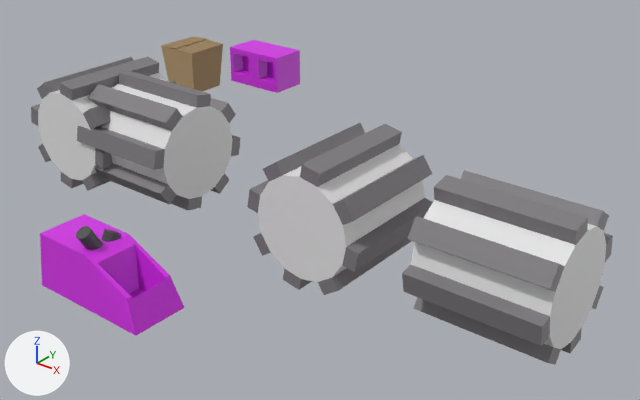
Before and after pictures for a commit that changed the Blender file Assets/blender/machine-2op.blend.
The view is the same before and after, from a 50 mm camera at (24.5, -17.7, 16.9) aimed at (1.7, 10.7, -0.7). The axes (+X, +Y, +Z) are drawn at lower left. The lights are the same throughout.

Objects in the first picture: 'Box', 'Box.001', 'Box.002', 'Cube.005', 'Gear.DownUp', 'Gear.LeftRigh', 'Gear.RightLeft', 'Gear.UpDown', 'Machine', 'Piston', 'Piston.001'.
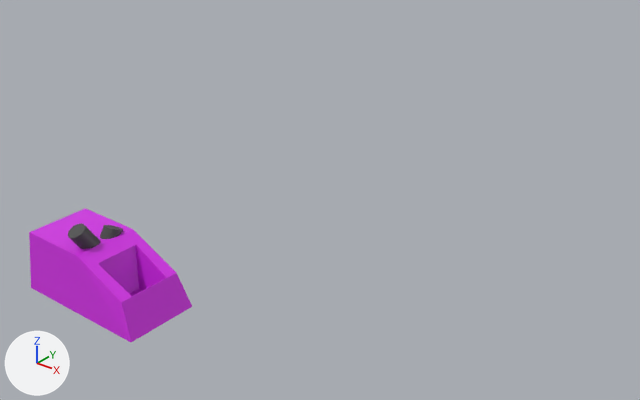
Changed parts and their boxes [x1, y1, x2, y2] in the pictures (640 x 400 px):
```json
{"object": "Gear.DownUp", "change": "deleted", "before": [402, 170, 613, 365]}
{"object": "Gear.RightLeft", "change": "deleted", "before": [247, 123, 433, 295]}
{"object": "Gear.UpDown", "change": "deleted", "before": [77, 72, 241, 210]}
{"object": "Cube.005", "change": "moved", "before": [40, 214, 185, 336], "after": [29, 208, 192, 342]}
{"object": "Gear.LeftRigh", "change": "deleted", "before": [31, 56, 176, 191]}
{"object": "Machine", "change": "deleted", "before": [230, 40, 300, 93], "on screen": "pink"}
{"object": "Box.001", "change": "deleted", "before": [161, 41, 223, 92]}
{"object": "Piston", "change": "moved", "before": [76, 226, 103, 250], "after": [68, 224, 101, 249]}
{"object": "Box.002", "change": "deleted", "before": [176, 40, 223, 55]}
{"object": "Piston.001", "change": "moved", "before": [102, 229, 121, 242], "after": [100, 225, 123, 239]}
{"object": "Box", "change": "deleted", "before": [161, 36, 207, 49]}
```

Scene script edits in JSON lines:
```json
{"op": "remove", "block": "ob_box_001", "code": ["ob_box_001 = bpy.data.objects.new('Box.001', me_cube_002)", "ob_box_001.location = (-15.25, 19.29, 0.28)", "ob_box_001.scale = (1.34, 1.34, 1.34)"]}
{"op": "remove", "block": "ob_box_002", "code": ["ob_box_002 = bpy.data.objects.new('Box.002', me_cube_004)", "ob_box_002.location = (-13.91, 19.29, 1.62)", "ob_box_002.rotation_euler = (0.0, 0.0381, 0.0)  # degrees (0, 2.2, 0)", "ob_box_002.scale = (1.34, 1.34, 1.34)"]}
{"op": "remove", "block": "ob_box", "code": ["ob_box = bpy.data.objects.new('Box', me_cube_005)", "ob_box.location = (-16.61, 19.29, 1.63)", "ob_box.rotation_euler = (0.0, -0.0622, 0.0)  # degrees (0, -3.6, 0)", "ob_box.scale = (1.34, 1.34, 1.34)"]}
{"op": "add", "block": "ob_cube_005", "code": "ob_cube_005.parent = ob_machine_2op"}
{"op": "add", "block": "ob_piston", "code": "ob_piston.parent = ob_machine_2op"}
{"op": "add", "block": "ob_piston_001", "code": "ob_piston_001.parent = ob_machine_2op"}
{"op": "remove", "block": "ob_gear_downup", "code": ["ob_gear_downup = bpy.data.objects.new('Gear.DownUp', me_cylinder_001)", "ob_gear_downup.location = (12.21, 8.58, 0.74)", "ob_gear_downup.rotation_euler = (1.571, 0.0, -1.571)  # degrees (90, 0, -90)", "ob_gear_downup.scale = (2.25, 2.25, 2.74)"]}
{"op": "remove", "block": "ob_gear_leftrigh", "code": ["ob_gear_leftrigh = bpy.data.objects.new('Gear.LeftRigh', me_cylinder_004)", "ob_gear_leftrigh.location = (-10.6, 8.95, 0.74)", "ob_gear_leftrigh.rotation_euler = (1.571, 0.0, 0.0)  # degrees (90, 0, 0)", "ob_gear_leftrigh.scale = (2.25, 2.25, 2.74)"]}
{"op": "remove", "block": "ob_gear_rightleft", "code": ["ob_gear_rightleft = bpy.data.objects.new('Gear.RightLeft', me_cylinder_003)", "ob_gear_rightleft.location = (4.59, 8.65, 0.74)", "ob_gear_rightleft.rotation_euler = (1.571, 0.0, 0.0)  # degrees (90, 0, 0)", "ob_gear_rightleft.scale = (2.25, 2.25, 2.74)"]}
{"op": "remove", "block": "ob_gear_updown", "code": ["ob_gear_updown = bpy.data.objects.new('Gear.UpDown', me_cylinder_002)", "ob_gear_updown.location = (-6.79, 8.87, 0.74)", "ob_gear_updown.rotation_euler = (1.571, 0.0, 1.571)  # degrees (90, 0, 90)", "ob_gear_updown.scale = (2.25, 2.25, 2.74)"]}
{"op": "remove", "block": "ob_machine", "code": ["ob_machine = bpy.data.objects.new('Machine', me_cube_001)", "ob_machine.location = (-8.87, 18.91, 1.62)"]}
{"op": "add", "block": "ob_machine_2op", "code": ["ob_machine_2op = bpy.data.objects.new('machine-2op', None)", "ob_machine_2op.location = (-0.101, 0.0, 0.0)", "ob_machine_2op.scale = (1.07, 1.27, 1.07)"]}
```
